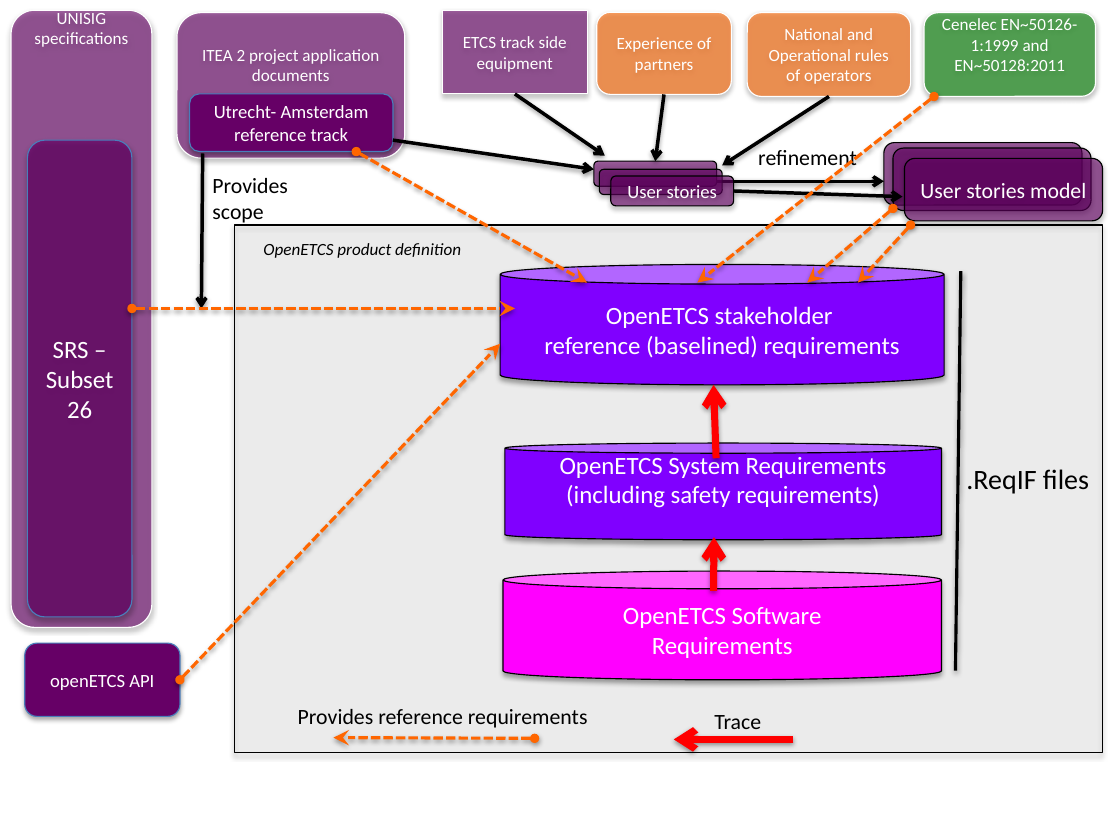
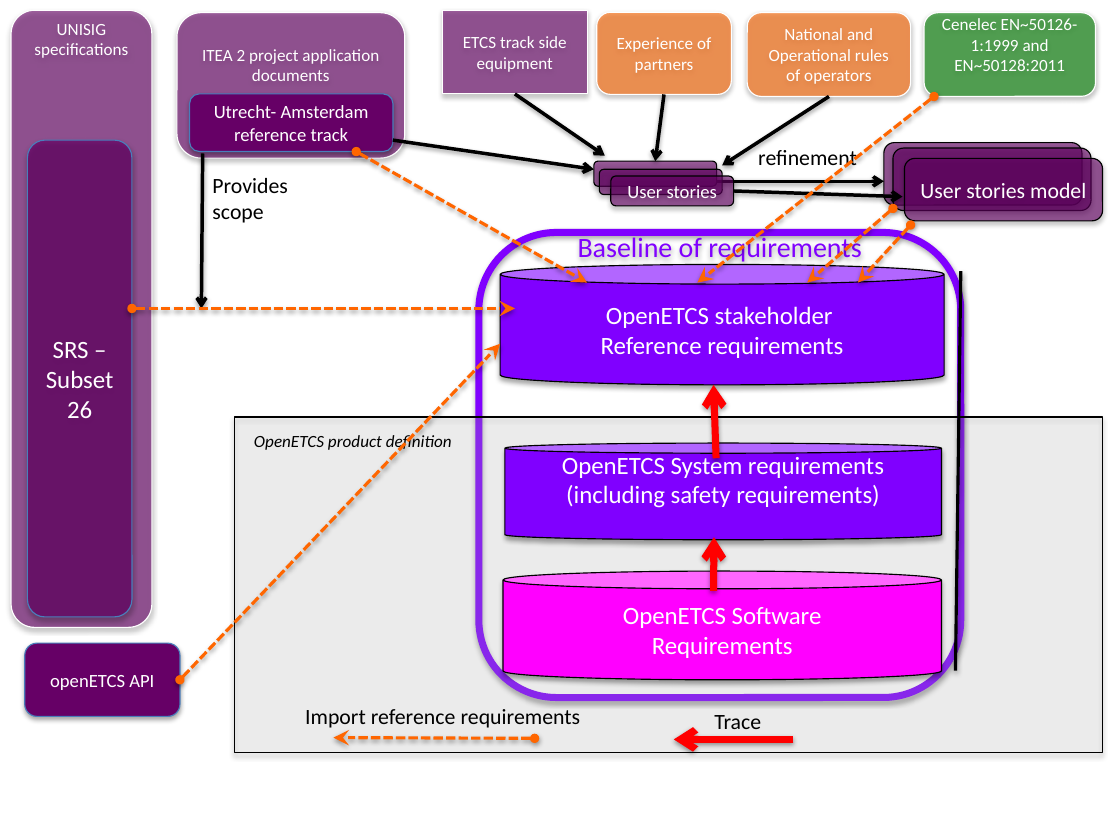
Before and after one commit to openETCS/toolchain, a slide deck: slide 6 of T7.3/TraceabilityArchitecture/images/2015-11-01 openETCS traceability_Figures.pptx (slide 7 before the commit). Drawn at 1120x840 pixels with LibreOffice and Linux fonts; fonts in the diff are those of the drawing. Boxes give left, top, right and bottom in pixels: in the first picture for what was removed or moved away, otherwise in the second. Text is boxed around its words. In the diff, an @@ line names an element or a change of style, - is before the commit and + after.

```diff
--- a/T7.3/TraceabilityArchitecture/images/2015-11-01 openETCS traceability_Figures.pptx
+++ b/T7.3/TraceabilityArchitecture/images/2015-11-01 openETCS traceability_Figures.pptx
@@ rounded rectangle added at (479,233,961,698), outline #8000FF 4.5 pt, 18 pt, text #8000FF @@
+Baseline of requirements
@@ text in cylinder at (601,337,843,358): text changed @@
-reference (baselined) requirements
+Reference requirements
@@ rectangle: place and size @@
-rectangle at (234,225,1102,753)
+rectangle at (234,417,1102,753)
@@ text "OpenETCS product definition" rewrapped from (263,243,461,258) to (254,433,452,452) @@
@@ text in cylinder at (562,453,884,478): text changed @@
-OpenETCS System Requirements
+OpenETCS System requirements
@@ text removed at (966,469,1089,494) @@
-.ReqIF files
@@ text at (305,709,581,731): text changed @@
-Provides reference requirements
+Import reference requirements
```
Also in this commit, not shown: 2 other slides changed, 2 slides added, 19 other files.
